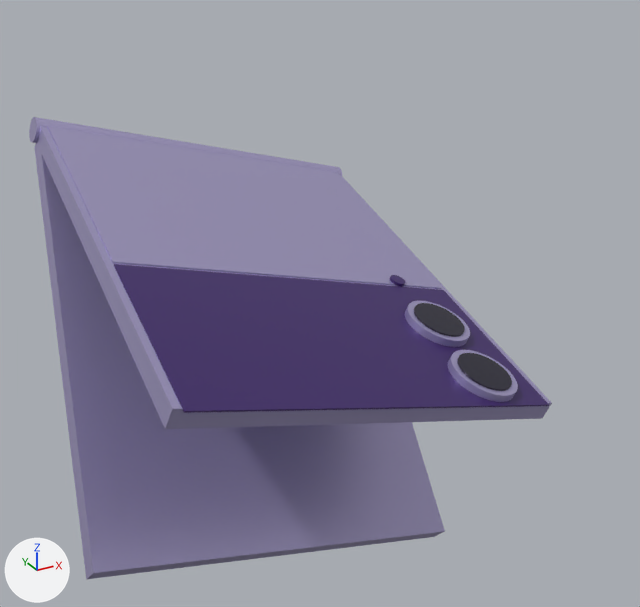
The glTF model models/phone-material.glb as it was, and as the next commit left it.
One viewpoint serves both versions: a camera (50 mm lens) standing at (0.134, -2.66, -3.839) and looking at (1.156, -0.801, -4.769). Lighting does not change. The marker at lower left points along +X, +Y and +Z. The first picture is the older version.

In view in the first picture: 'P01_front_shell_thickness_INFERRED', 'P02_upper_finish_not_hinge', 'P03_lower_finish_boundary_not_hinge', 'P04_rear_leaf_unseen_geometry_INFERRED', 'P05_top_hinge_axis_INFERRED', 'P06_lens1_rim', 'P06_lens2_rim', 'P07_lens1_glass', 'P07_lens2_glass' and 1 more.
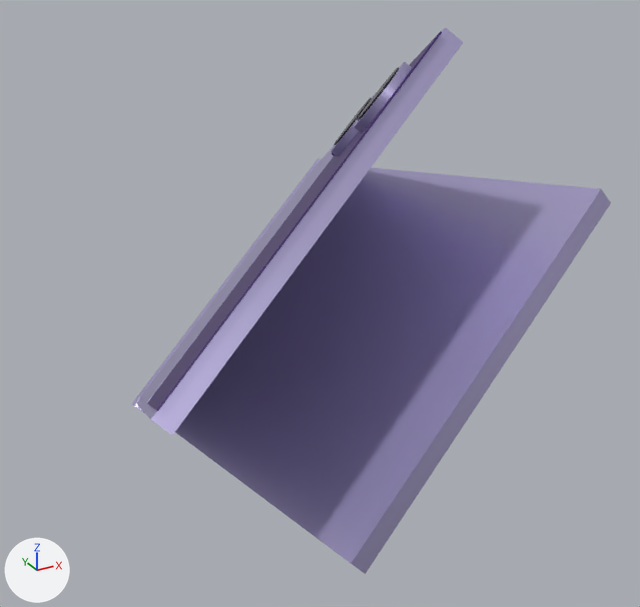
What differs and where, as boxes (x1, y1, x2, y2) in the pictures (640 x 607 px):
'P04_rear_leaf_unseen_geometry_INFERRED', moved, turned
    before: (34, 142, 445, 579)
    after: (175, 168, 611, 574)
'P03_lower_finish_boundary_not_hinge', moved, turned
    before: (114, 264, 549, 413)
    after: (148, 31, 442, 411)
'P02_upper_finish_not_hinge', moved, turned
    before: (48, 126, 441, 289)
    after: (140, 147, 334, 403)
'P01_front_shell_thickness_INFERRED', moved, turned
    before: (37, 126, 552, 429)
    after: (137, 27, 463, 435)
'P05_top_hinge_axis_INFERRED', moved, turned
    before: (29, 117, 342, 176)
    after: (132, 159, 321, 413)
'P06_lens2_rim', moved, turned
    before: (448, 350, 518, 402)
    after: (353, 62, 412, 133)
'P07_lens2_glass', moved, turned
    before: (458, 353, 512, 391)
    after: (357, 67, 399, 121)
'P07_lens1_glass', moved, turned
    before: (414, 303, 465, 337)
    after: (334, 97, 372, 145)
'P06_lens1_rim', moved, turned
    before: (405, 301, 470, 347)
    after: (331, 93, 376, 156)

Edits to the bpy script that builds the scene:
```text
Change ob_p01_front_shell_thickness_inferred:
    ob_p01_front_shell_thickness_inferred.location: (1.08, -0.702, -4.672) -> (1.065, -0.673, -4.673)
    ob_p01_front_shell_thickness_inferred.rotation_euler: (0.261, 0.27, 0.022) -> (-0.656, -0.702, 0.213)  # degrees (15, 15, 1.3) -> degrees (-38, -40, 12)
Change ob_p02_upper_finish_not_hinge:
    ob_p02_upper_finish_not_hinge.location: (1.098, -0.482, -4.589) -> (1.1, -0.459, -4.767)
    ob_p02_upper_finish_not_hinge.rotation_euler: (0.261, 0.27, 0.022) -> (-0.656, -0.702, 0.213)  # degrees (15, 15, 1.3) -> degrees (-38, -40, 12)
Change ob_p03_lower_finish_boundary_not_hinge:
    ob_p03_lower_finish_boundary_not_hinge.location: (1.069, -1.062, -4.738) -> (0.97, -0.974, -4.487)
    ob_p03_lower_finish_boundary_not_hinge.rotation_euler: (0.261, 0.27, 0.022) -> (-0.656, -0.702, 0.213)  # degrees (15, 15, 1.3) -> degrees (-38, -40, 12)
Change ob_p04_rear_leaf_unseen_geometry_inferred:
    ob_p04_rear_leaf_unseen_geometry_inferred.location: (1.008, -0.604, -4.92) -> (1.237, -0.749, -4.853)
    ob_p04_rear_leaf_unseen_geometry_inferred.rotation_euler: (0.697, 0.27, 0.022) -> (-0.22, -0.702, 0.213)  # degrees (40, 15, 1.3) -> degrees (-13, -40, 12)
Change ob_p05_top_hinge_axis_inferred:
    ob_p05_top_hinge_axis_inferred.location: (1.108, -0.122, -4.523) -> (1.196, -0.159, -4.952)
    ob_p05_top_hinge_axis_inferred.rotation_euler: (-0.75, 1.944, -0.763) -> (-0.625, 0.65, -0.659)  # degrees (-43, 111, -44) -> degrees (-36, 37, -38)
Change ob_p06_lens1_rim:
    ob_p06_lens1_rim.location: (1.393, -0.995, -4.801) -> (1.224, -0.86, -4.298)
    ob_p06_lens1_rim.rotation_euler: (0.261, 0.27, 0.022) -> (-0.656, -0.702, 0.213)  # degrees (15, 15, 1.3) -> degrees (-38, -40, 12)
Change ob_p07_lens1_glass:
    ob_p07_lens1_glass.location: (1.396, -0.998, -4.79) -> (1.216, -0.854, -4.291)
    ob_p07_lens1_glass.rotation_euler: (0.261, 0.27, 0.022) -> (-0.656, -0.702, 0.213)  # degrees (15, 15, 1.3) -> degrees (-38, -40, 12)
Change ob_p06_lens2_rim:
    ob_p06_lens2_rim.location: (1.383, -1.198, -4.853) -> (1.178, -1.04, -4.201)
    ob_p06_lens2_rim.rotation_euler: (0.261, 0.27, 0.022) -> (-0.656, -0.702, 0.213)  # degrees (15, 15, 1.3) -> degrees (-38, -40, 12)
Change ob_p07_lens2_glass:
    ob_p07_lens2_glass.location: (1.386, -1.201, -4.842) -> (1.171, -1.034, -4.193)
    ob_p07_lens2_glass.rotation_euler: (0.261, 0.27, 0.022) -> (-0.656, -0.702, 0.213)  # degrees (15, 15, 1.3) -> degrees (-38, -40, 12)
```
